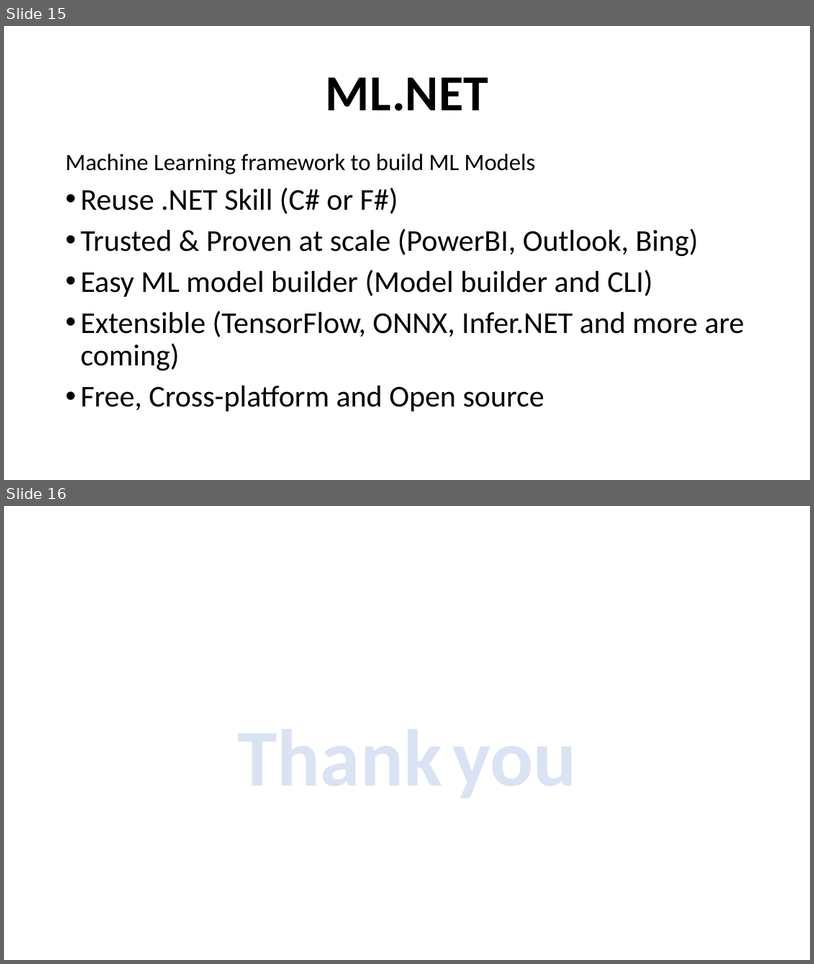
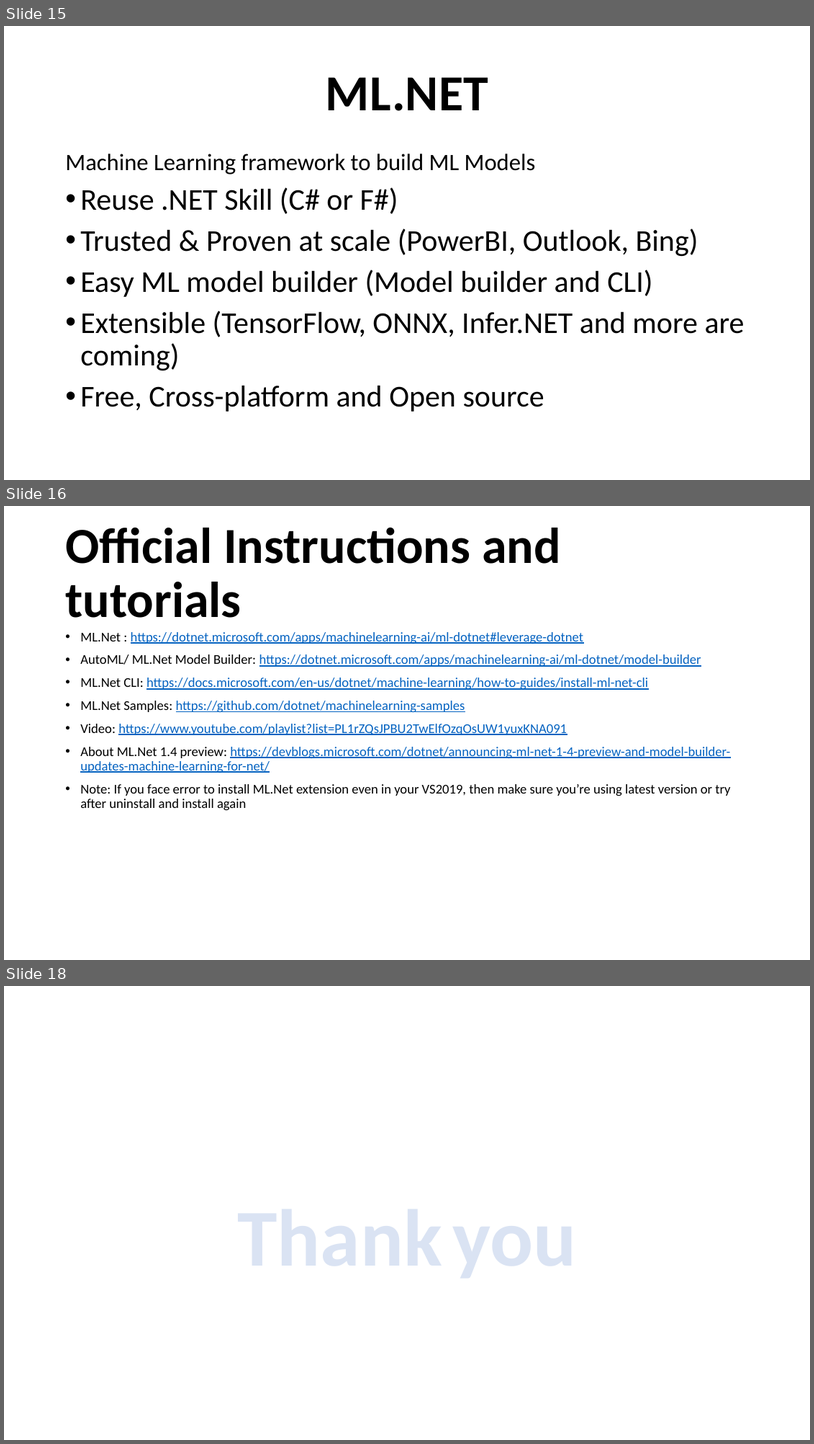
Before and after one commit to AmjadHossainRahat/.Net-Conf-BD-2019, a slide deck: presentation/ML dotNET.pptx. Shown one above the other, each under a label of ours: slides 15 and 16 before the commit, slides 15, 16 and 18 after it; the slides between them are not shown. The pictures are 814x964 and 814x1444 pixels, drawn with LibreOffice and Linux fonts; fonts in the diff are those of the drawing. Boxes give left, top, right and bottom in pixels: in the first picture for what was removed or moved away, otherwise in the second. Text is boxed around its words. In the diff, an @@ line names an element or a change of style, - is before the commit and + after.

```diff
--- a/presentation/ML dotNET.pptx
+++ b/presentation/ML dotNET.pptx
@@ slide 16 added at (x1=4, y1=506, x2=810, y2=960), background #FFFFFF @@
@@ title added at (x1=65, y1=527, x2=561, y2=618), 60 pt, text #000000, bold @@
+Official Instructions and tutorials
@@ text added at (x1=80, y1=632, x2=730, y2=810), 16 pt, text #0563C1, underline @@
+• ML.Net : https://dotnet.microsoft.com/apps/machinelearning-ai/ml-dotnet#leverage-dotnet
+• AutoML/ ML.Net Model Builder: https://dotnet.microsoft.com/apps/machinelearning-ai/ml-dotnet/model-builder
+• ML.Net CLI: https://docs.microsoft.com/en-us/dotnet/machine-learning/how-to-guides/install-ml-net-cli
+• ML.Net Samples: https://github.com/dotnet/machinelearning-samples
+• Video: https://www.youtube.com/playlist?list=PL1rZQsJPBU2TwElfOzqOsUW1yuxKNA091
+• About ML.Net 1.4 preview: https://devblogs.microsoft.com/dotnet/announcing-ml-net-1-4-preview-and-model-builder-updates-machine-learning-for-net/
+• Note: If you face error to install ML.Net extension even in your VS2019, then make sure you’re using latest version or try after uninstall and install again
@@ what was slide 16 is now slide 18 @@
```
Also in this commit, not shown: 1 other slide added.
